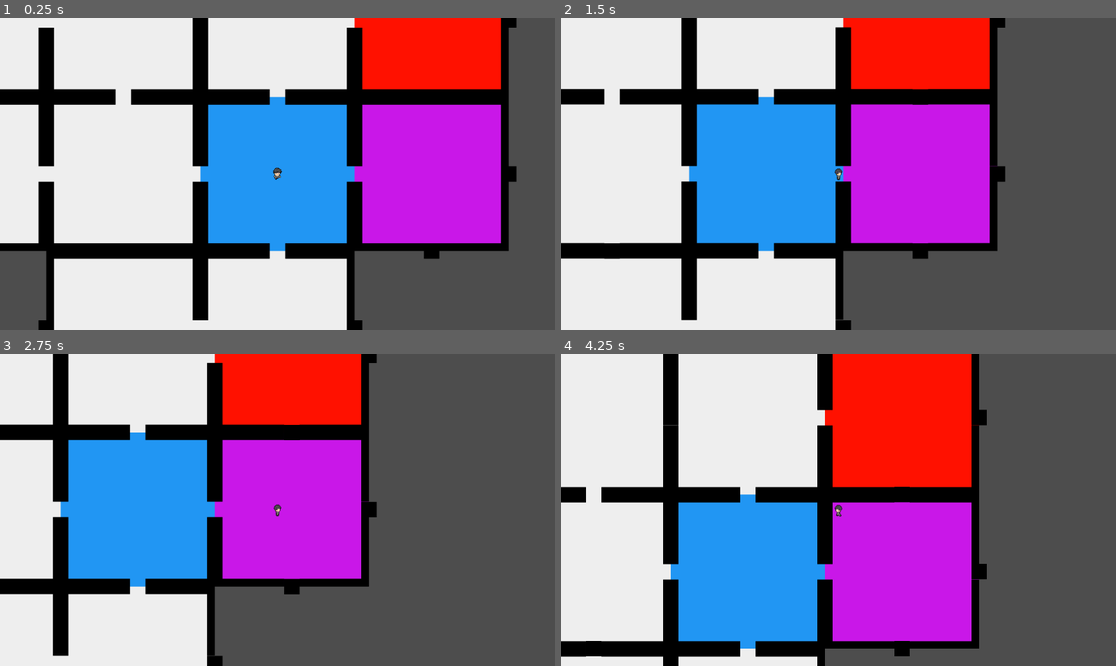
Above: before the commit, frames 1-4 (two rows, left to right).
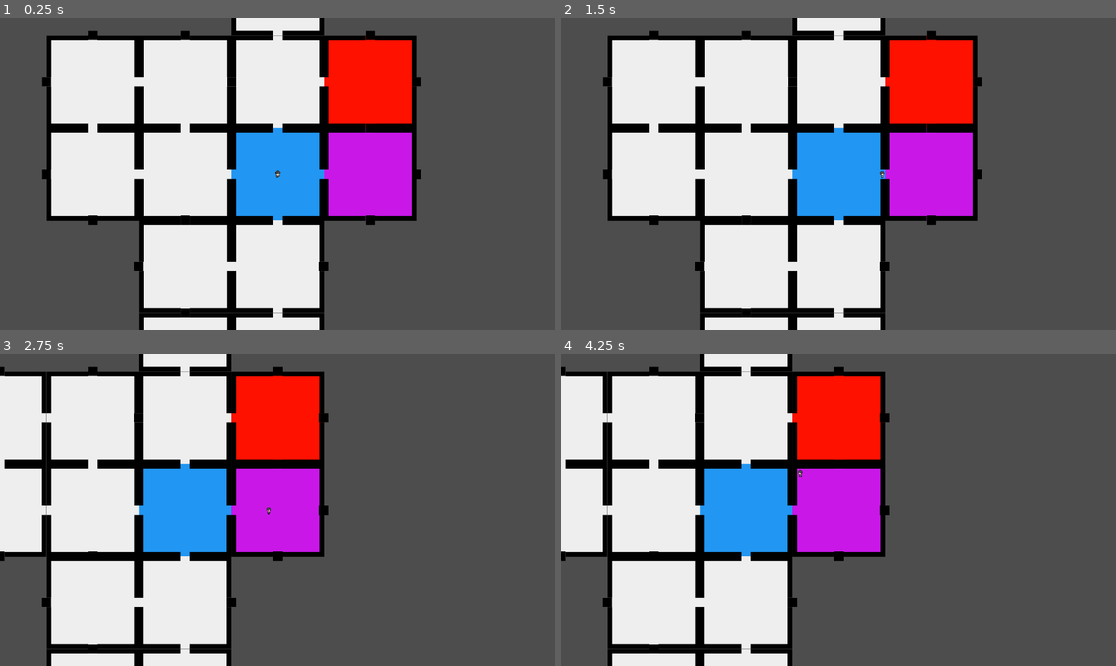
Above: after the commit, the same moments.

Repository: ruibli/Symphony-of-Sin
Game: Godot game, scene res://sos.tscn
The game is run twice, just before and just after one commit, with the same random seed, the same clock (stepped at 60 frames per second) and the same inputs.
Inputs:
- Up to frame 1 (0.25 s): no input
- Up to frame 2 (1.5 s): tap Enter at 0.5 s; hold D (move_right) 0.53-1.28 s; hold Space (attack) 0.53-1.28 s; hold S (move_down) from 1.28 s (still down); tap Space (attack) at 1.35 s
- Up to frame 3 (2.75 s): tap Space (attack) at 2 s; release S (move_down) at 2.03 s; hold D (move_right) from 2.03 s (still down); hold Space (attack) from 2.03 s (still down)
- Up to frame 4 (4.25 s): release D (move_right) at 2.78 s; release Space (attack) at 2.78 s; hold W (move_up) 2.78-3.53 s; tap Space (attack) at 2.85 s; hold A (move_left) from 3.53 s (still down); hold Space (attack) from 3.53 s (still down)

The runs differ from the first frame. In frame 1, 52% of the frame differs, in the area x 0-94%, y 0-100%; in frame 2, 50%; in frame 3, 37%; in frame 4, 49%.

Commit message:
started work on camera

Diff:
--- a/assets/entities/nova/nova.gd
+++ b/assets/entities/nova/nova.gd
@@ -54,16 +54,16 @@
 		$NovaArmAnim.animation = "walk_down"
 		$NovaArmAnim.flip_h = false
 
-# Outline for attack anims
-	#if Input.is_action_pressed("attack"):
-		#if currently on crossbow:
-			#if Input.is_action_pressed("move_right"):
-				#$AnimatedSprite2D.animation = "crossbow_left" # right
-				#$AnimatedSprite2D.flip_h = true
-			#if Input.is_action_pressed("move_left"):
-				#$AnimatedSprite2D.animation = "crossbow_left"
-				#$AnimatedSprite2D.flip_h = false
-			#if Input.is_action_pressed("move_down"):
-				#$AnimatedSprite2D.animation = "crossbow_down"
-			#if Input.is_action_pressed("move_up"):
-				#$AnimatedSprite2D.animation = "crossbow_up"
+func _on_room_detector_area_entered(area: Area2D) -> void: #camera stuff
+	var collision_shape = area.get_node("CollisionShape2D")
+	var size = collision_shape.shape.extents
+
+	var view_size = get_viewport_rect().size
+	size.y = view_size.y
+	size.x = view_size.x
+
+	$Camera2D.limit_top = collision_shape.global_position.y - size.y/2
+	$Camera2D.limit_left = collision_shape.global_position.x - size.x/2
+
+	$Camera2D.limit_bottom =$Camera2D.limit_top + size.y
+	$Camera2D.limit_right = $Camera2D.limit_left + size.x
--- a/assets/entities/nova/nova.tscn
+++ b/assets/entities/nova/nova.tscn
@@ -131,6 +131,9 @@
 [sub_resource type="CapsuleShape2D" id="CapsuleShape2D_g5e2g"]
 height = 27.0
 
+[sub_resource type="RectangleShape2D" id="RectangleShape2D_e74t3"]
+size = Vector2(0.1, 0.1)
+
 [node name="nova" type="CharacterBody2D"]
 z_index = 1
 script = ExtResource("1_wapv4")
@@ -153,4 +156,15 @@
 shape = SubResource("CapsuleShape2D_g5e2g")
 
 [node name="Camera2D" type="Camera2D" parent="."]
-limit_smoothed = true
+limit_left = -160
+limit_top = -160
+limit_right = 160
+limit_bottom = 160
+
+[node name="RoomDetector" type="Area2D" parent="."]
+
+[node name="RoomHitbox" type="CollisionShape2D" parent="RoomDetector"]
+z_index = 1
+shape = SubResource("RectangleShape2D_e74t3")
+
+[connection signal="area_entered" from="RoomDetector" to="." method="_on_room_detector_area_entered"]
--- a/assets/levels/floor.tscn
+++ b/assets/levels/floor.tscn
@@ -1,10 +1,18 @@
-[gd_scene load_steps=3 format=3 uid="uid://bo02l0cij368f"]
+[gd_scene load_steps=4 format=3 uid="uid://bo02l0cij368f"]
 
 [ext_resource type="Texture2D" uid="uid://dokey8y0d6qst" path="res://assets/levels/castle/castle_floor.png" id="1_dn6k0"]
 [ext_resource type="Script" path="res://assets/levels/floor.gd" id="1_q5gtc"]
+
+[sub_resource type="RectangleShape2D" id="RectangleShape2D_7tmqa"]
+size = Vector2(320, 320)
 
 [node name="floor" type="StaticBody2D"]
 script = ExtResource("1_q5gtc")
 
 [node name="floor" type="Sprite2D" parent="."]
 texture = ExtResource("1_dn6k0")
+
+[node name="Area2D" type="Area2D" parent="floor"]
+
+[node name="CollisionShape2D" type="CollisionShape2D" parent="floor/Area2D"]
+shape = SubResource("RectangleShape2D_7tmqa")
--- a/project.godot
+++ b/project.godot
@@ -14,6 +14,12 @@
 run/main_scene="res://sos.tscn"
 config/features=PackedStringArray("4.2", "Forward Plus")
 config/icon="res://icon.svg"
+
+[display]
+
+window/size/viewport_width=1920
+window/size/viewport_height=1080
+window/size/mode=2
 
 [input]
 
Not shown: 1 places in assets/entities/nova/nova.tscn that only renumber resources
